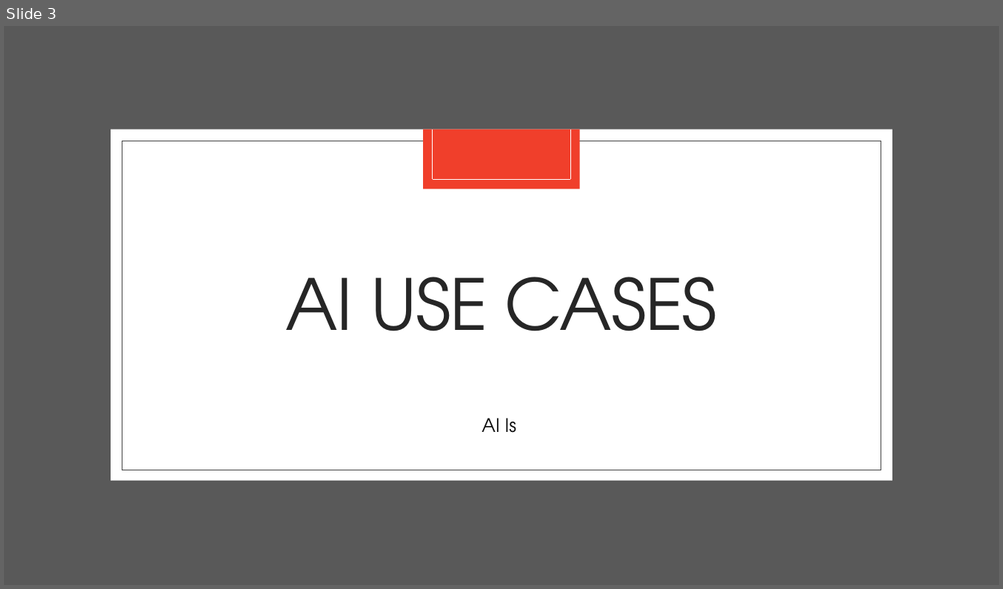
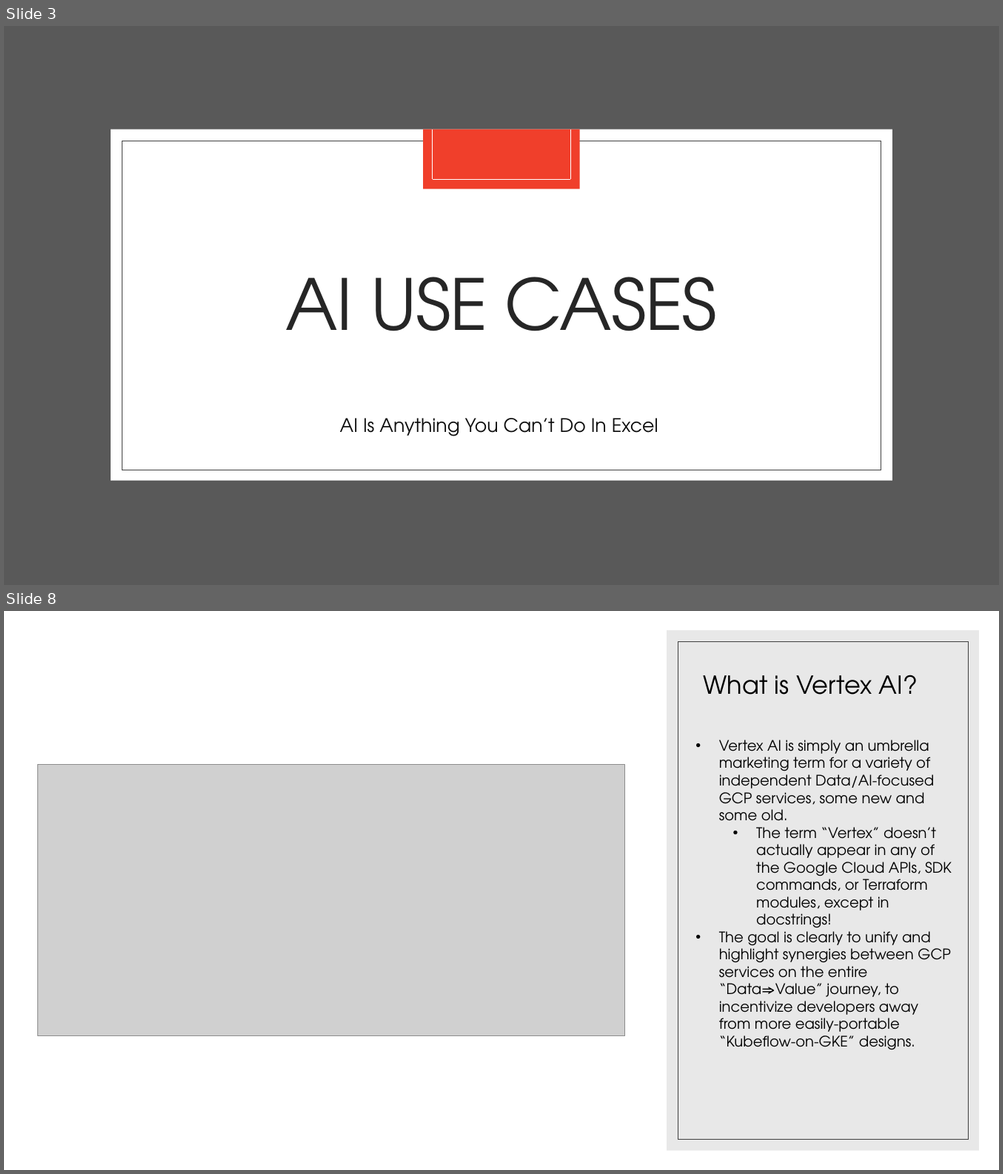
Before and after one commit to apetresc/rotman-ml, a slide deck: Day 3-4.pptx. Shown one above the other, each under a label of ours: slide 3 before the commit, slides 3 and 8 after it; the slides between them are not shown. The pictures are 1003x589 and 1003x1174 pixels, drawn with LibreOffice and Linux fonts; fonts in the diff are those of the drawing; grey boxes stand for pictures. Boxes give left, top, right and bottom in pixels: in the first picture for what was removed or moved away, otherwise in the second. Text is boxed around its words. In the diff, an @@ line names an element or a change of style, - is before the commit and + after.

```diff
--- a/Day 3-4.pptx
+++ b/Day 3-4.pptx
@@ slide 8 added at box(4, 611, 999, 1170), background #FFFFFF @@
@@ rectangle added at box(666, 630, 979, 1151), fill #D9D9D9 at 60% opacity @@
@@ rectangle added at box(677, 641, 968, 1140), outline #404040 0.5 pt @@
@@ title added at box(703, 675, 917, 695), 24 pt, text #000000 @@
+What is Vertex AI?
@@ text added at box(719, 740, 951, 1051), 14 pt, text #000000 @@
+• Vertex AI is simply an umbrella marketing term for a variety of independent Data/AI-focused GCP services, some new and some old.
+  • The term “Vertex” doesn’t actually appear in any of the Google Cloud APIs, SDK commands, or Terraform modules, except in docstrings!
+• The goal is clearly to unify and highlight synergies between GCP services on the entire “Data⇒Value” journey, to incentivize developers away from more easily-portable “Kubeflow-on-GKE” designs.
@@ picture added at box(37, 765, 625, 1037) @@
@@ slide 3 changed as well @@
@@ text at box(340, 418, 658, 437): text changed @@
-AI Is
+AI Is Anything You Can’t Do In Excel
```
Also in this commit, not shown: 2 other slides changed, 5 other slides added, 1 slide removed.
